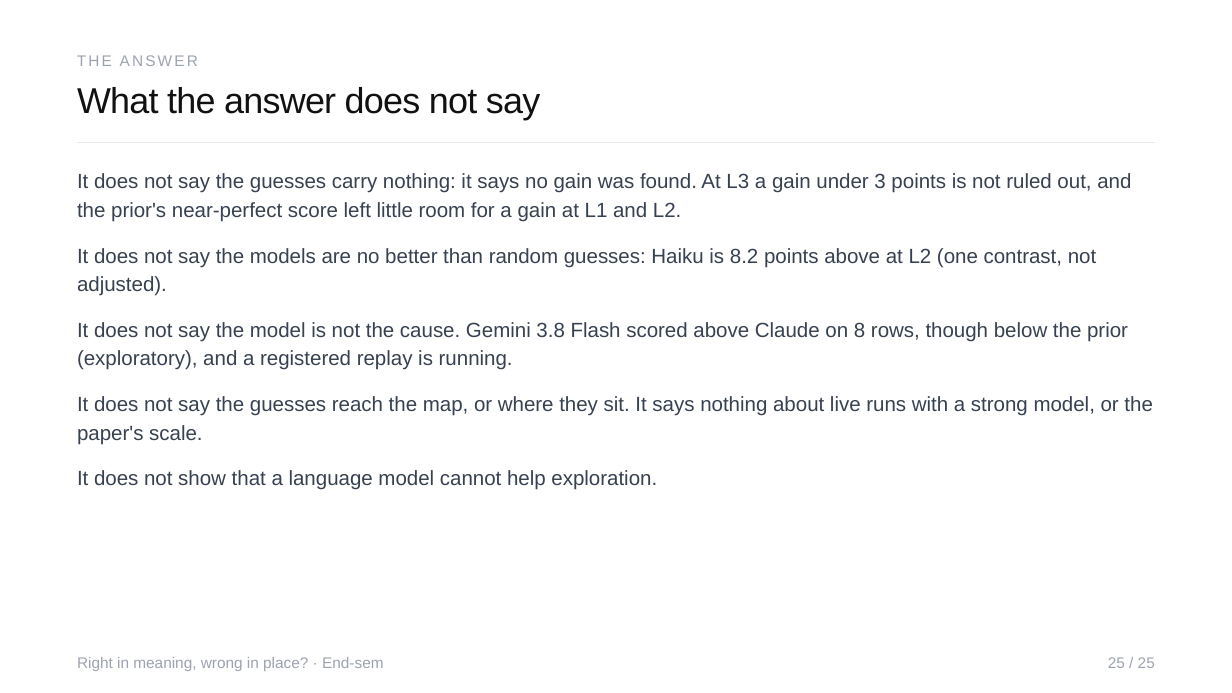
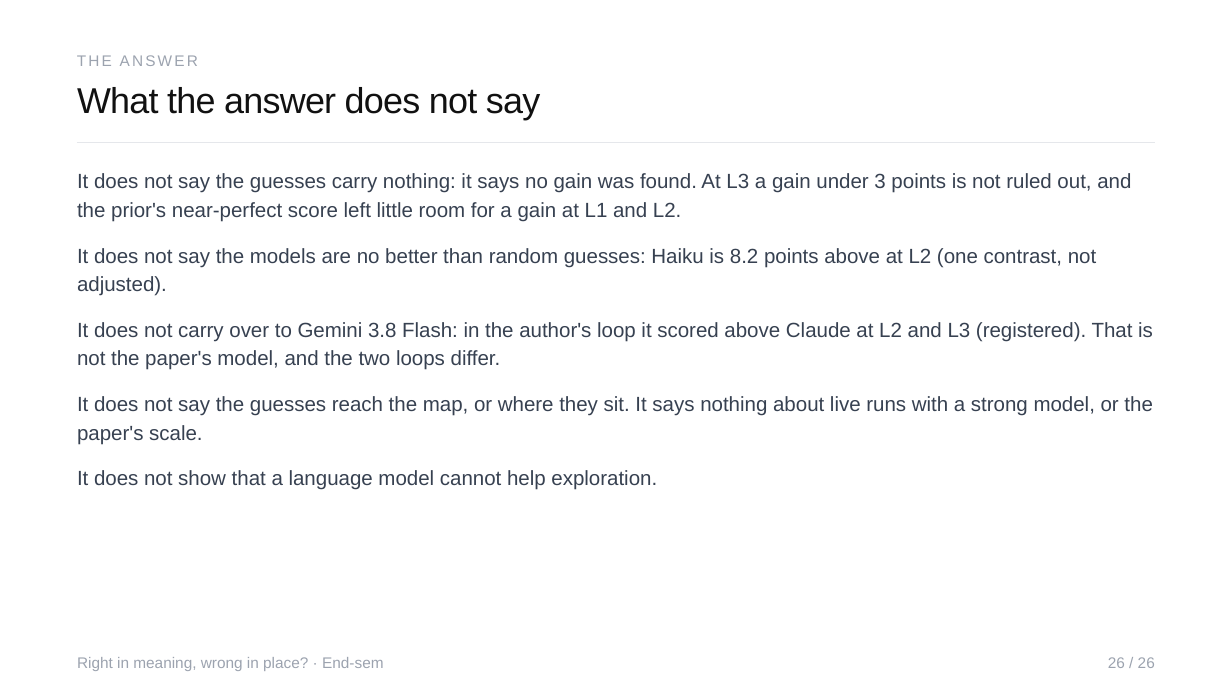
Before and after one commit to Sher110106/validity-aware-active-semantic-exploration, a slide deck: slide 26 of docs/endsem_2026-11/ASP_Endsem.pptx (slide 25 before the commit). Drawn at 1232x693 pixels with LibreOffice and Linux fonts; fonts in the diff are those of the drawing. Boxes give left, top, right and bottom in pixels: in the first picture for what was removed or moved away, otherwise in the second. Text is boxed around its words. In the diff, an @@ line names an element or a change of style, - is before the commit and + after.

```diff
--- a/docs/endsem_2026-11/ASP_Endsem.pptx
+++ b/docs/endsem_2026-11/ASP_Endsem.pptx
@@ text at (77,322,1153,370): text changed @@
-It does not say the model is not the cause. Gemini 3.8 Flash scored above Claude on 8 rows, though below the prior (exploratory), and a registered replay is running.
+It does not carry over to Gemini 3.8 Flash: in the author's loop it scored above Claude at L2 and L3 (registered). That is not the paper's model, and the two loops differ.
@@ text at (1108,657,1155,668): text changed @@
-25 / 25
+26 / 26
```
Also in this commit, not shown: 25 other slides changed, 2 slides added, 1 slide removed, 8 other files.
